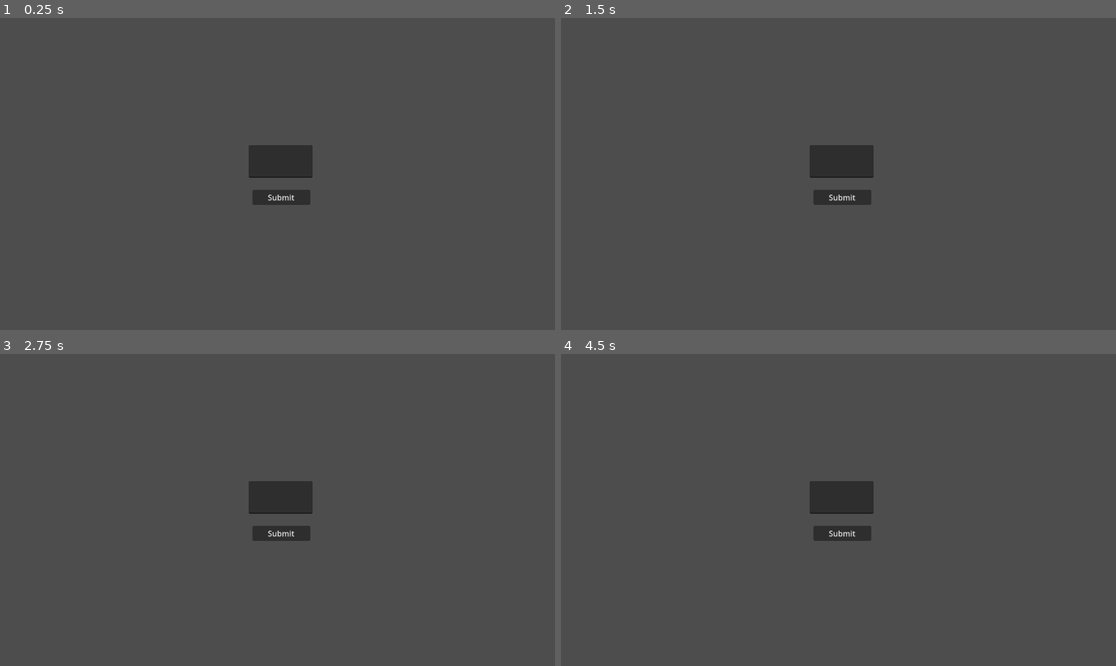
Above: before the commit, frames 1-4 (two rows, left to right).
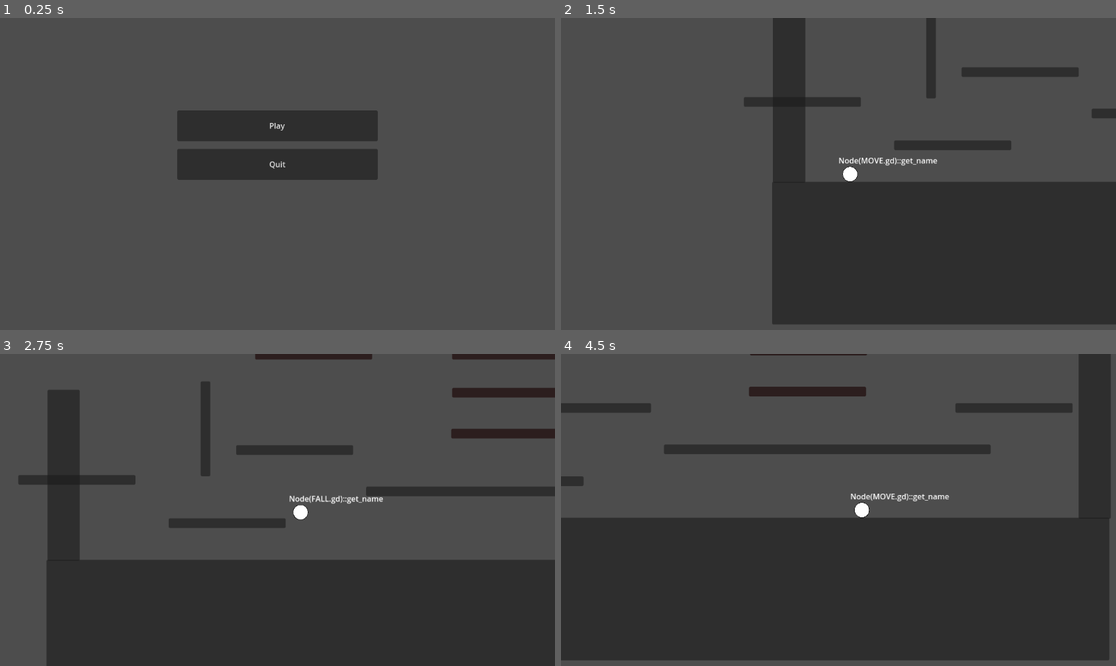
Above: after the commit, the same moments.

Repository: Colin-Kapsner/capstone-repo
Game: Godot game, scene res://main.tscn
Same seed, same stepped clock (60 frames per second), same inputs: the game is played once before the commit and once after it. Before the commit the project starts from res://login.tscn.
Inputs (mouse positions are in pixels of both pictures, inside the frame that each line leads up to):
- Up to frame 1 (0.25 s): no input
- Up to frame 2 (1.5 s): click (838, 127) at 0.5 s, where only the run after the commit has a clickable "Play"; move the mouse to (960, 158) at 1.27 s; hold Right (MoveRight) from 1.28 s (still down); hold C (Climb) from 1.28 s (still down)
- Up to frame 3 (2.75 s): keep holding Right (MoveRight); tap Space (Jump) at 1.52, 2.27 s; move the mouse to (166, 525) at 2.02 s; release C (Climb) at 2.03 s; tap J (Dash) at 2.1 s
- Up to frame 4 (4.5 s): move the mouse to (894, 441) at 2.77 s; release Right (MoveRight) at 2.78 s; hold Left (MoveLeft) 2.78-3.53 s; hold C (Climb) 2.78-3.53 s; move the mouse to (810, 572) at 3.52 s; hold Right (MoveRight) from 3.53 s (still down); tap J (Dash) at 3.6 s; tap Space (Jump) at 3.77 s; move the mouse to (1005, 556) at 4.27 s; hold C (Climb) from 4.28 s (still down)

The runs differ from the first frame. In frame 1, 6.6% of the frame differs, in the area x 31-69%, y 29-60%; in frame 2, 34%; in frame 3, 41%; in frame 4, 53%, in the area x 0-99%, y 0-99%.

Commit message:
update

Diff:
--- a/project.godot
+++ b/project.godot
@@ -11,7 +11,7 @@
 [application]
 
 config/name="Capstone"
-run/main_scene="res://login.tscn"
+run/main_scene="res://main.tscn"
 config/features=PackedStringArray("4.2", "Mobile")
 config/icon="res://icon.svg"
 
--- a/scenes/entities/player/MOVE.gd
+++ b/scenes/entities/player/MOVE.gd
@@ -6,7 +6,7 @@
 	player_movement()
 	if Player.movement_input == Vector2.ZERO and Player.velocity.x != 0:
 		if Player.velocity.x > (Player.friction * delta):
-			Player.velocity.x -= Player.velocity.x.normalized() * (Player.friction * delta)
+			Player.velocity.x -= Player.velocity.x * (Player.friction * delta)
 	if Player.velocity.x == 0:
 		return STATES.IDLE
 	if Player.velocity.y > 0:
--- a/scenes/entities/player/Player.gd
+++ b/scenes/entities/player/Player.gd
@@ -4,7 +4,7 @@
 # movement
 var SPEED = 325.0
 const acceleration = 35
-const friction = 40
+const friction = 33
 const JUMP_VELOCITY = -450.0
 const wall_jump_velocity = -400.0
 var last_direction = Vector2.RIGHT
--- a/scenes/entities/player/state.gd
+++ b/scenes/entities/player/state.gd
@@ -11,7 +11,7 @@
 func update(delta):
 	return null
 func player_movement():
-	if Player.movement_input.x > 0:
+	if Player.movement_input.x > 0 or Player.velocity.x != 0:
 		Player.velocity.x = move_toward(Player.velocity.x, Player.SPEED, Player.acceleration)
 		Player.last_direction = Vector2.RIGHT
 	elif Player.movement_input.x < 0:
